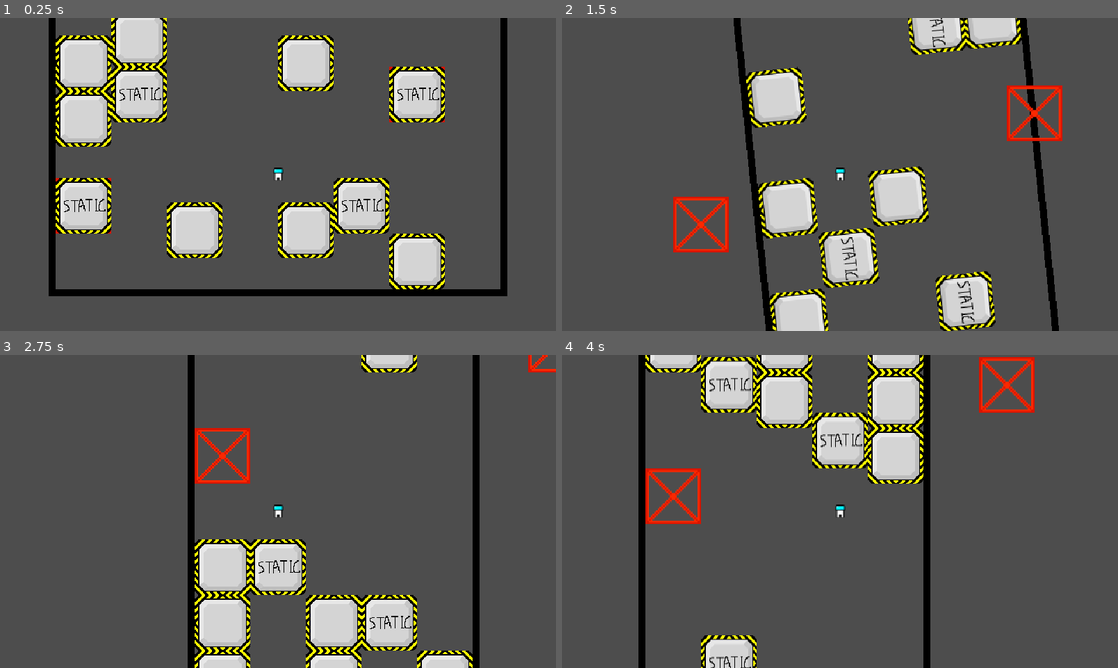
Above: before the commit, frames 1-4 (two rows, left to right).
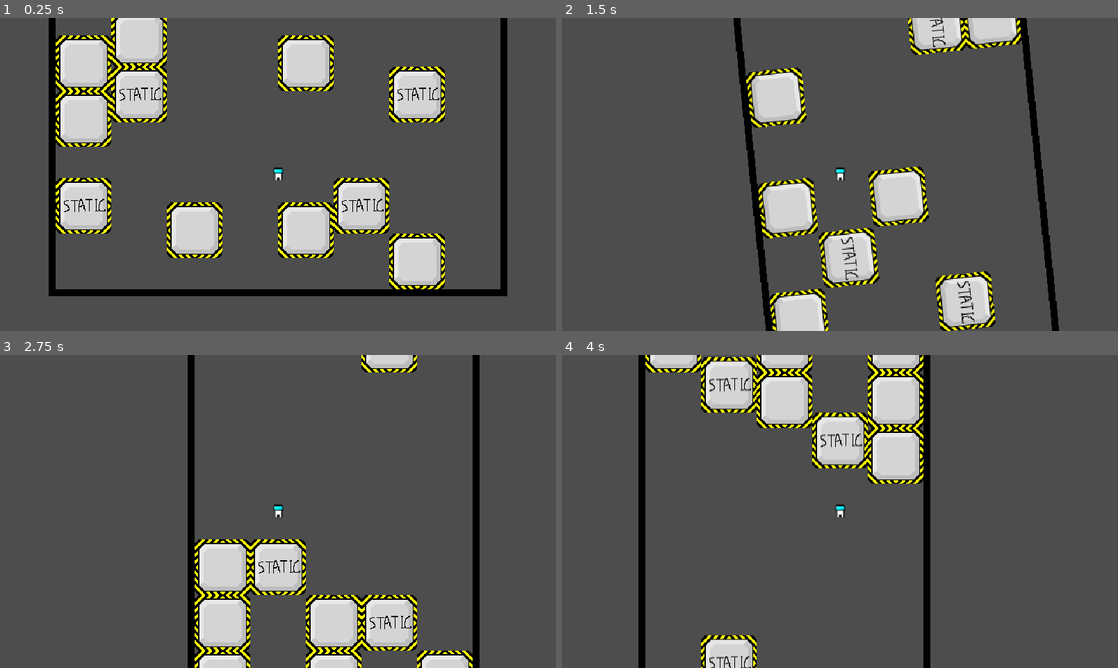
Above: after the commit, the same moments.

Repository: wojtekmal/escape-blocks
Game: Godot game, scene res://Levels/test_level_template.tscn
The game is run twice, just before and just after one commit, with the same random seed, the same clock (stepped at 60 frames per second) and the same inputs. The project has no main scene, so this scene is started directly.
Inputs:
- Up to frame 1 (0.25 s): no input
- Up to frame 2 (1.5 s): hold Right (gravity_right) 0.53-1.28 s; tap W (jump) at 0.77 s; hold Left (gravity_left) from 1.28 s (still down)
- Up to frame 3 (2.75 s): tap W (jump) at 1.52 s; release Left (gravity_left) at 2.03 s; hold Right (gravity_right) from 2.03 s (still down)
- Up to frame 4 (4 s): tap Enter at 2.75 s; release Right (gravity_right) at 2.78 s; hold Up (gravity_up) 2.78-3.53 s; tap W (jump) at 3.02, 3.77 s; hold Left (gravity_left) from 3.53 s (still down)

The runs differ from the first frame. In frame 1, less than 0.1% of the frame differs, in the area x 10-80%, y 15-69%; in frame 2, 1.6%, in the area x 20-90%, y 21-75%; in frame 3, 0.8%; in frame 4, 1.5%.

Commit message:
Added the finish area, which ends the game when the player enters it.

Diff:
--- a/engine/Actors/Player.tscn
+++ b/engine/Actors/Player.tscn
@@ -104,12 +104,11 @@
 }]
 
 [node name="Player" type="CharacterBody2D" groups=["interacting_entities"]]
-collision_layer = 0
+collision_layer = 8
 collision_mask = 0
 script = ExtResource("2")
 
 [node name="CrawlingHitBox" type="CollisionShape2D" parent="."]
-visible = false
 position = Vector2(0, 5.75)
 shape = SubResource("4")
 disabled = true
--- /dev/null
+++ b/engine/Actors/finish_area.tscn
@@ -0,0 +1,11 @@
+[gd_scene load_steps=2 format=3 uid="uid://jarihgxmrxw1"]
+
+[ext_resource type="Script" path="res://scripts/finish_area.gd" id="1_3u7og"]
+
+[node name="FinishArea" type="Area2D"]
+collision_layer = 0
+collision_mask = 8
+script = ExtResource("1_3u7og")
+
+[node name="CollisionPolygon2D" type="CollisionPolygon2D" parent="."]
+polygon = PackedVector2Array(10, -5, 10, 0, 0, 10, -10, 0, -10, -5)
--- a/engine/Levels/LevelTemplate.gd
+++ b/engine/Levels/LevelTemplate.gd
@@ -14,6 +14,7 @@
 @onready var player := $Player
 @onready var rotation_timer = $RotationTimer
 @onready var walls := $Walls
+@onready var finish_area := $FinishArea
 var moving_entities = []
 var column_top_still_blocks = []
 var fall_speed = 100
@@ -23,23 +24,29 @@
 var top_wall = -board_dimensions.y * 32
 var positions_before_rotations = []
 var static_block = load("res://Levels/StaticBlock8x8.tscn")
+var finish_area_position_before_rotation
+var finish_area_start_rotation
 
 # Called when the node enters the scene tree for the first time.
 func _ready():
 	rotation_timer.timeout.connect(rotation_ended)
 	board_dimensions = board_dimensions
 	tilemap.board_dimensions = board_dimensions
+	finish_area_start_rotation = finish_area.rotation
 	#calls the setter function
+	finish_area.player_reached_finish.connect(maybe_end_game)
 
 	var wall_tiles = walls.get_used_cells_by_id(0, 0, Vector2i(0,0), -1)
 
 	for wall_tile in wall_tiles:
-		print_debug("check")
+		#print_debug("check")
 		var new_static_block_8x8 = static_block.instantiate()
 		new_static_block_8x8.board_cords = wall_tile
 		new_static_block_8x8.board_dimensions = board_dimensions
 		add_child(new_static_block_8x8)
 
+	walls.visible = false
+
 	#for moving_block in moving_blocks:
 	#	print_debug("check")
 	#for moving_block in moving_blocks:
@@ -56,6 +63,13 @@
 
 	first_frame = false
 	frame_count += 1
+
+
+func maybe_end_game():
+	#print_debug(player.rotation)
+	print_debug(finish_area.rotation)
+	if player.rotation == finish_area.rotation:
+		print_debug("End game.")
 
 
 func manage_falling_entities(delta):
@@ -239,6 +253,7 @@
 		now_rotations = rotations
 		total_rotations += now_rotations
 		rotation_timer.start(rotation_timer.wait_time)
+		finish_area_position_before_rotation = finish_area.position
 		positions_before_rotations.clear()
 
 		for entity in moving_entities:
@@ -251,6 +266,9 @@
 	var change_angle = PI * now_rotations * (rotation_timer.wait_time - rotation_timer.time_left) / rotation_timer.wait_time / 2
 	tilemap.rotation = (total_rotations - now_rotations) * PI / 2 + change_angle
 	#print_debug((total_rotations - now_rotations) * PI / 2 + change_angle)
+
+	finish_area.position = finish_area_position_before_rotation.rotated(change_angle)
+	finish_area.rotation = finish_area_start_rotation -(total_rotations - now_rotations) * PI / 2 + change_angle
 
 	for i in range(0, moving_entities.size()):
 		var entity = moving_entities[i]
@@ -301,6 +319,10 @@
 		board_dimensions = Vector2i(board_dimensions.y, board_dimensions.x)
 	else:
 		board_dimensions = board_dimensions
+
+	finish_area.rotation = finish_area_start_rotation + total_rotations * PI / 2
+	print_debug(finish_area.rotation)
+	finish_area.position = finish_area_position_before_rotation.rotated(now_rotations * PI / 2)
 
 	for i in range(0, moving_entities.size()):
 		var entity = moving_entities[i]
--- a/engine/Levels/LevelTemplate.tscn
+++ b/engine/Levels/LevelTemplate.tscn
@@ -8,6 +8,7 @@
 [ext_resource type="PackedScene" uid="uid://3vsop7p20fe0" path="res://Levels/StaticBlock8x8.tscn" id="6_cw7oa"]
 [ext_resource type="Script" path="res://scripts/RotationTimer.gd" id="6_lnp4p"]
 [ext_resource type="Texture2D" uid="uid://5y23edqo0olg" path="res://textures/wall_block.png" id="8_pagpe"]
+[ext_resource type="PackedScene" uid="uid://jarihgxmrxw1" path="res://Actors/finish_area.tscn" id="9_oddy4"]
 
 [sub_resource type="TileSetAtlasSource" id="TileSetAtlasSource_ja7cw"]
 texture = ExtResource("3")
@@ -90,7 +91,7 @@
 board_dimensions = Vector2i(8, 5)
 
 [node name="Player" parent="." instance=ExtResource("1")]
-collision_layer = 2
+collision_layer = 10
 collision_mask = 1
 board_cords = Vector2i(3, 2)
 board_dimensions = Vector2i(8, 5)
@@ -152,3 +153,7 @@
 cell_quadrant_size = 64
 format = 2
 layer_0/tile_data = PackedInt32Array(65542, 0, 0, 196608, 0, 0)
+
+[node name="FinishArea" parent="." instance=ExtResource("9_oddy4")]
+position = Vector2(-254, -132)
+rotation = 1.5708
--- /dev/null
+++ b/engine/scripts/finish_area.gd
@@ -0,0 +1,18 @@
+@tool
+extends Area2D
+signal player_reached_finish
+@export var intitial_rotations : int
+
+# Called when the node enters the scene tree for the first time.
+func _ready():
+	pass # Replace with function body.
+
+
+# Called every frame. 'delta' is the elapsed time since the previous frame.
+func _process(delta):
+	var overlapping_entities = get_overlapping_bodies()
+
+	for entity in overlapping_entities:
+		if entity.get_name() == "Player":
+			emit_signal("player_reached_finish")
+			#print_debug("player_reached_finish")
Not shown: 1 places in engine/Levels/LevelTemplate.tscn that only renumber resources
